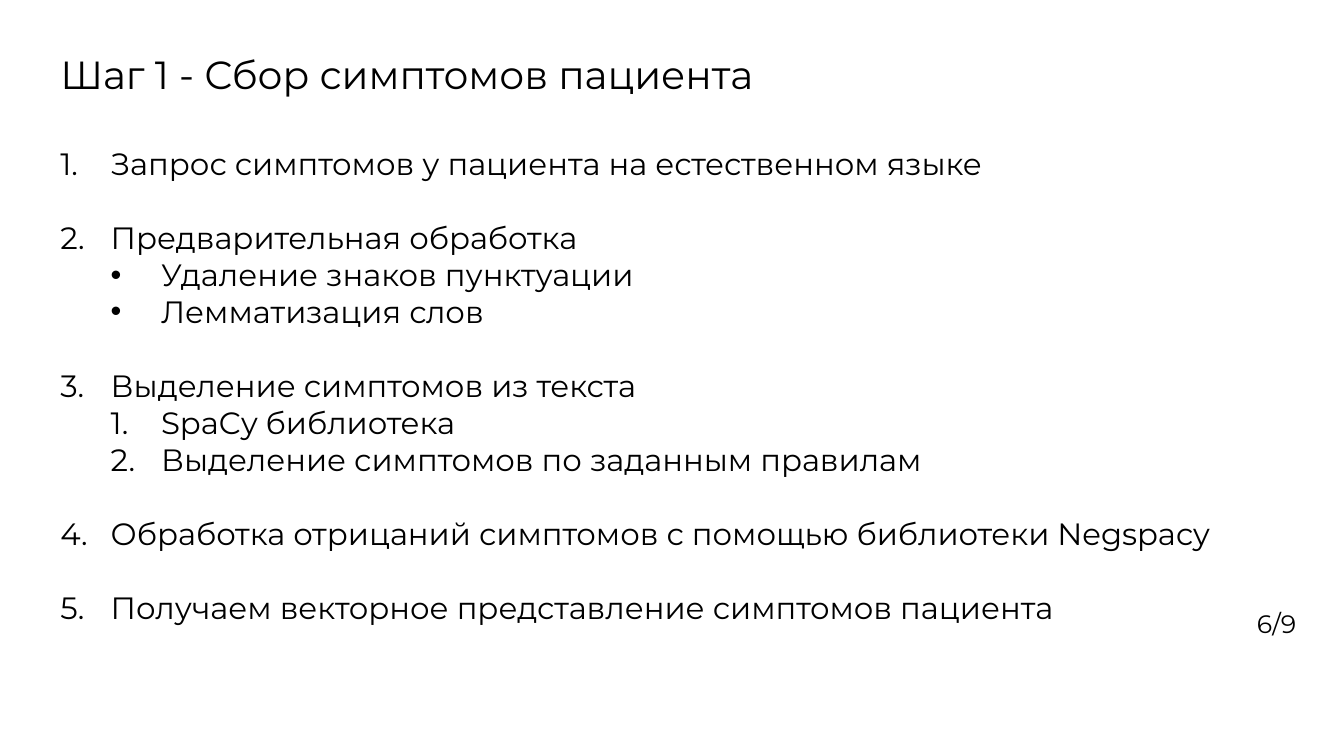
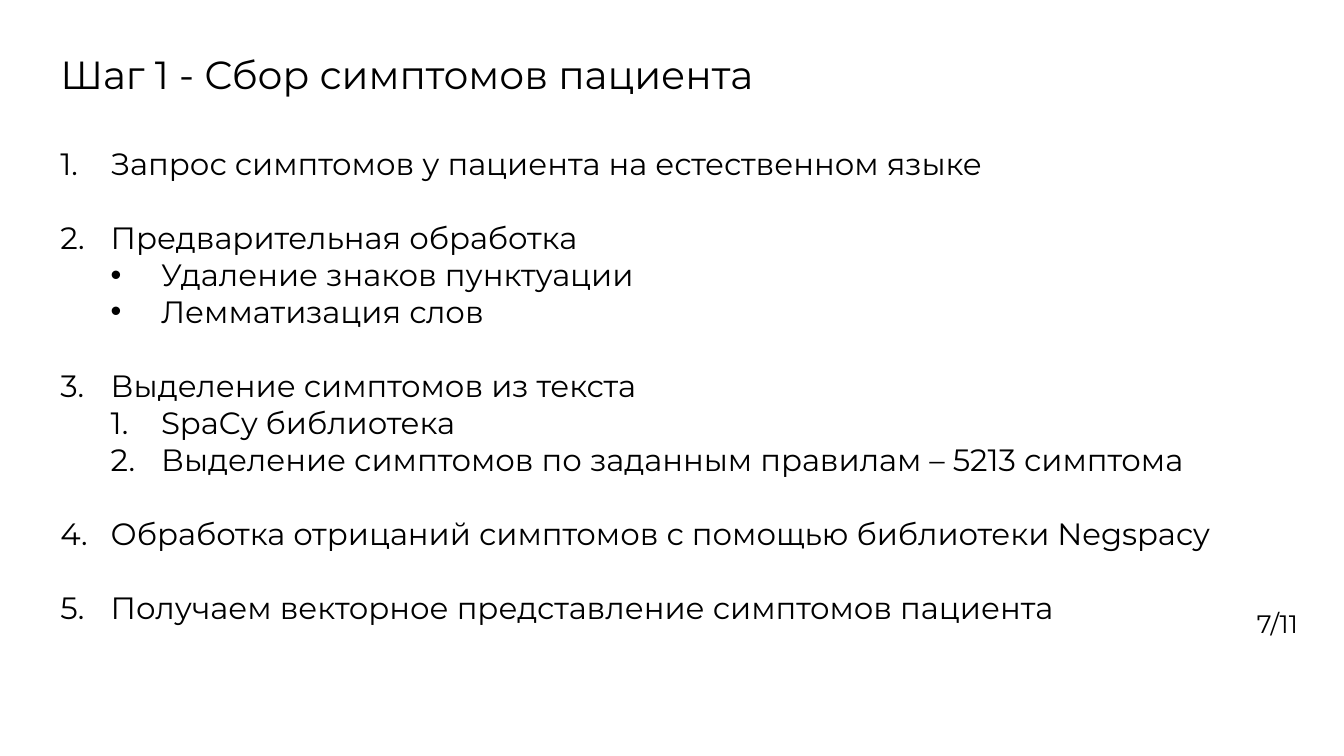
Before and after one commit to NIRMA-PATIENT-INTAKE/disease, a slide deck: slide 7 of presentation materials/КМУ/Егоров М.П, ПогребнойД.А. АРХАРХИТЕКТУРА МОДУЛЯ ЯЗЫКОВОЙ МОДЕЛИ ДЛЯ ПРЕДСКАЗАНИЯ.pptx (slide 6 before the commit). Drawn at 1344x756 pixels with LibreOffice and Linux fonts; fonts in the diff are those of the drawing; background and template pictures are left out. Boxes give left, top, right and bottom in pixels: in the first picture for what was removed or moved away, otherwise in the second. Text is boxed around its words. In the diff, an @@ line names an element or a change of style, - is before the commit and + after.

```diff
--- a/presentation materials/КМУ/Егоров М.П, ПогребнойД.А. АРХАРХИТЕКТУРА МОДУЛЯ ЯЗЫКОВОЙ МОДЕЛИ ДЛЯ ПРЕДСКАЗАНИЯ.pptx
+++ b/presentation materials/КМУ/Егоров М.П, ПогребнойД.А. АРХАРХИТЕКТУРА МОДУЛЯ ЯЗЫКОВОЙ МОДЕЛИ ДЛЯ ПРЕДСКАЗАНИЯ.pptx
@@ text at [161, 449, 1183, 477]: text changed @@
-  2. Выделение симптомов по заданным правилам
+  2. Выделение симптомов по заданным правилам – 5213 симптома
@@ text at [1257, 611, 1298, 636]: text changed @@
-6/9
+7/11
```
Also in this commit, not shown: 6 other slides changed, 2 slides added, 2 other files.
